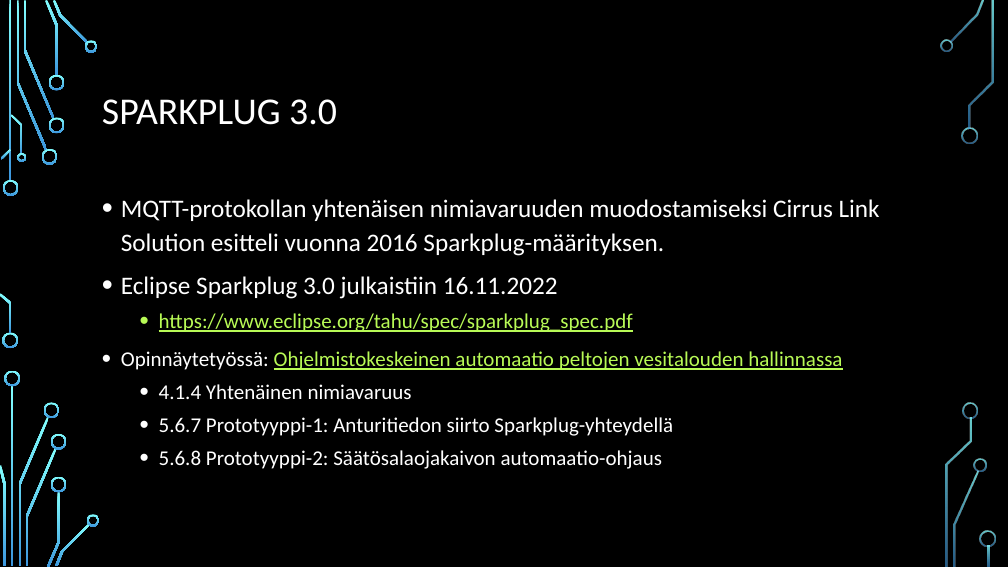
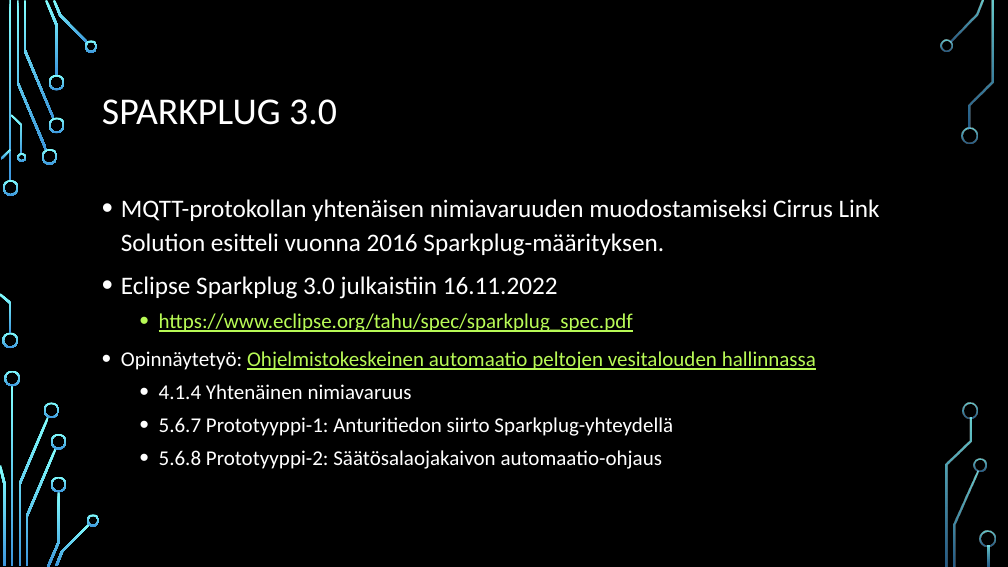
Before and after one commit to raisiope/SSK, a slide deck: slide 6 of info/MQTT_Sparkplug.pptx. Drawn at 1008x567 pixels with LibreOffice and Linux fonts; fonts in the diff are those of the drawing; background and template pictures are left out. Boxes give left, top, right and bottom in pixels: in the first picture for what was removed or moved away, otherwise in the second. Text is boxed around its words. In the diff, an @@ line names an element or a change of style, - is before the commit and + after.

Commit message:
updated

```diff
--- a/info/MQTT_Sparkplug.pptx
+++ b/info/MQTT_Sparkplug.pptx
@@ text at (x1=121, y1=351, x2=816, y2=370): text changed @@
-• Opinnäytetyössä: Ohjelmistokeskeinen automaatio peltojen vesitalouden hallinnassa
+• Opinnäytetyö: Ohjelmistokeskeinen automaatio peltojen vesitalouden hallinnassa
```
Also in this commit, not shown: 1 other slide changed.
